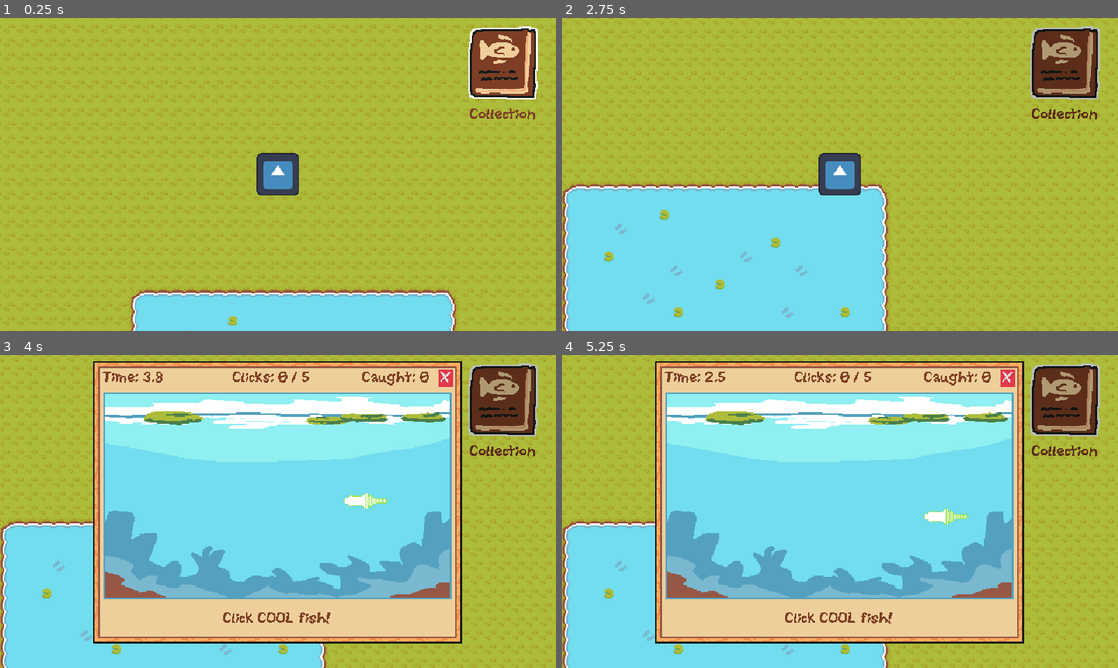
Above: before the commit, frames 1-4 (two rows, left to right).
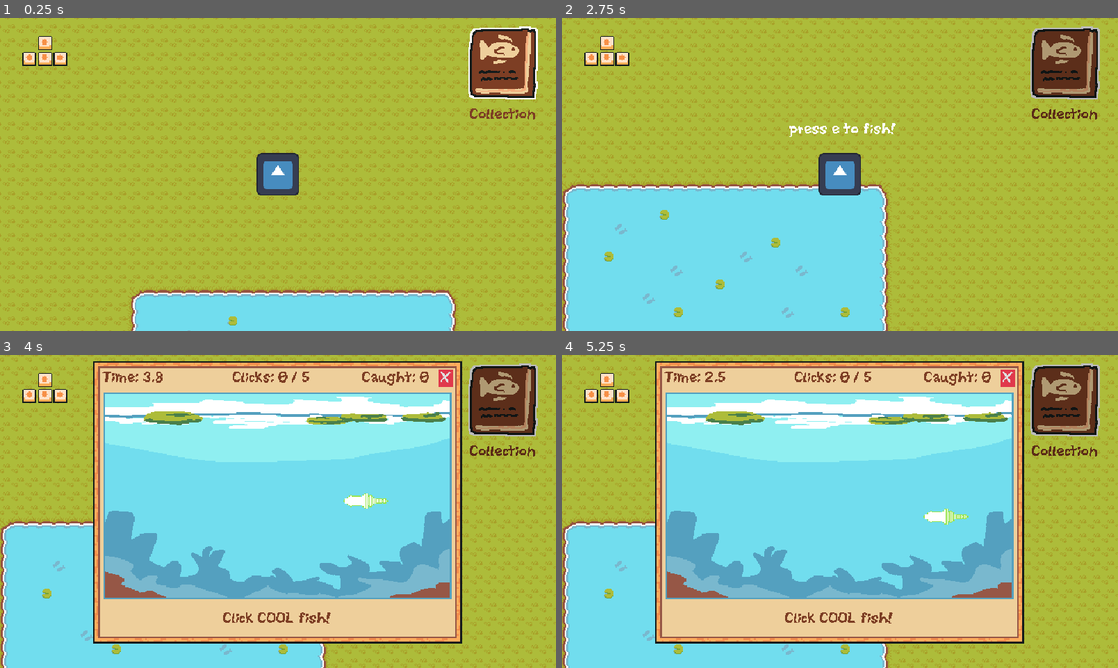
Above: after the commit, the same moments.

Repository: connervolkek/digital-workshop-game-design
Game: Godot game, scene res://Scenes/Main.tscn
Two runs of this game, one before a commit and one after it. Both use one fixed random seed, a clock stepped at 60 frames per second and the inputs below. The engine's default icon, where the game draws it, is replaced by a stand-in: a white triangle on a blue panel in a dark square.
Inputs:
- Up to frame 1 (0.25 s): no input
- Up to frame 2 (2.75 s): click "Collection" at 0.5 s; tap Enter at 1.25 s; hold D (Right) 1.28-2.03 s; tap E (Interact) at 1.35, 2.1 s; hold S (Down) from 2.03 s (still down)
- Up to frame 3 (4 s): tap E (Interact) at 2.75, 2.85, 3.5, 3.6 s; release S (Down) at 2.78 s; hold D (Right) 2.78-3.53 s; hold W (Up) from 3.53 s (still down)
- Up to frame 4 (5.25 s): tap E (Interact) at 4.25, 4.35, 5, 5.1 s; release W (Up) at 4.28 s; hold A (Left) from 4.28 s (still down)

The runs differ from the first frame. In frame 1, 0.4% of the frame differs, in the area x 4-13%, y 5-16%; in frame 2, 0.7%, in the area x 4-60%, y 5-38%; in frame 3, 0.4%; in frame 4, 0.4%.

Commit message:
added interact label and movement diagram
the design on these is kinda shitty ill probably adjust these later but like its fine for the moment

Diff:
--- a/Scenes/Main.tscn
+++ b/Scenes/Main.tscn
@@ -6,6 +6,7 @@
 [ext_resource type="PackedScene" uid="uid://bsk01gcvlod1c" path="res://Scenes/CollectionUI.tscn" id="5_pbw6q"]
 [ext_resource type="PackedScene" uid="uid://bp8ss3xuef02s" path="res://Scenes/Fish.tscn" id="6_fish"]
 [ext_resource type="Texture2D" uid="uid://itpsvvg00cv1" path="res://Art/TestImage.png" id="7_fish_picture"]
+[ext_resource type="Texture2D" uid="uid://cxfin5xv0rt0q" path="res://Art/move_and_interact.png" id="7_jw32o"]
 
 [sub_resource type="TileSetAtlasSource" id="TileSetAtlasSource_pbw6q"]
 texture = ExtResource("1_rgh2o")
@@ -126,3 +127,12 @@
 [node name="FishingGame" parent="CanvasLayer" unique_id=477631103 node_paths=PackedStringArray("fishes") instance=ExtResource("4_rgh2o")]
 visible = false
 fishes = NodePath("../../Fishes")
+
+[node name="VBoxContainer" type="VBoxContainer" parent="CanvasLayer" unique_id=150764339]
+offset_right = 40.0
+offset_bottom = 40.0
+
+[node name="TextureRect" type="TextureRect" parent="CanvasLayer/VBoxContainer" unique_id=1470939880]
+custom_minimum_size = Vector2(216, 72)
+layout_mode = 2
+texture = ExtResource("7_jw32o")
--- a/Scenes/Player.tscn
+++ b/Scenes/Player.tscn
@@ -47,3 +47,11 @@
 [node name="FishingRay" type="RayCast2D" parent="." unique_id=194888320]
 target_position = Vector2(64, 0)
 collision_mask = 4
+
+[node name="fishing label" type="Label" parent="." unique_id=696073769]
+visible = false
+offset_left = -58.0
+offset_top = -59.0
+offset_right = 65.0
+offset_bottom = -43.0
+text = "press e to fish!"
--- a/Scripts/PlayerScript.gd
+++ b/Scripts/PlayerScript.gd
@@ -10,6 +10,8 @@
 		handle_animation()
 	if can_interact:
 		handle_interaction()
+
+
 
 
 func handle_movement():
@@ -31,6 +33,10 @@
 		return
 	var facing_direction = move_direction.normalized()
 	$FishingRay.target_position = facing_direction * 40
+	if $FishingRay.is_colliding():
+		$"fishing label".visible = true
+	else:
+		$"fishing label".visible = false
 	#animation logic here
 
 func _ready() -> void:
Binary file added: Art/move_and_interact.png
Not shown, added: Art/move_and_interact.png.import
